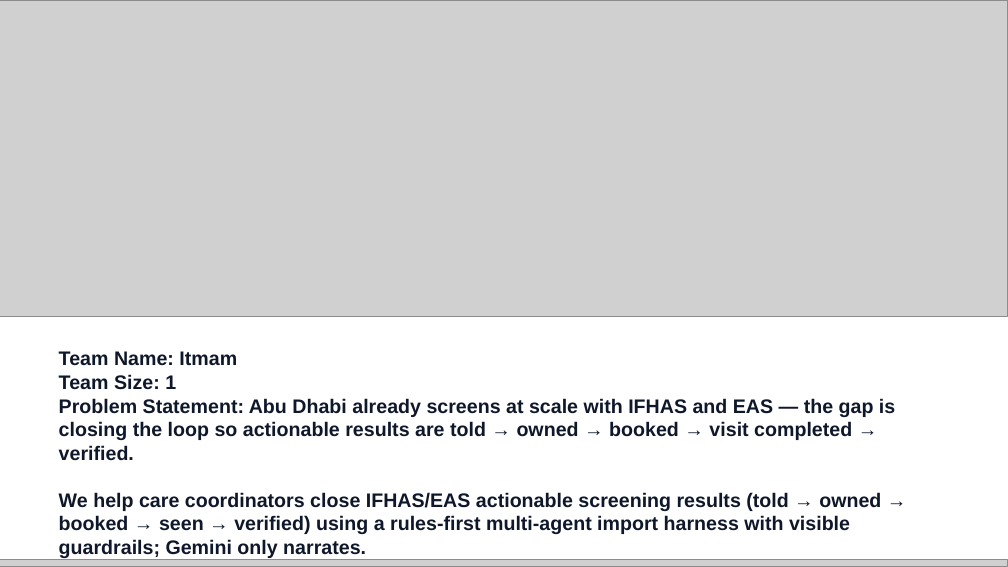
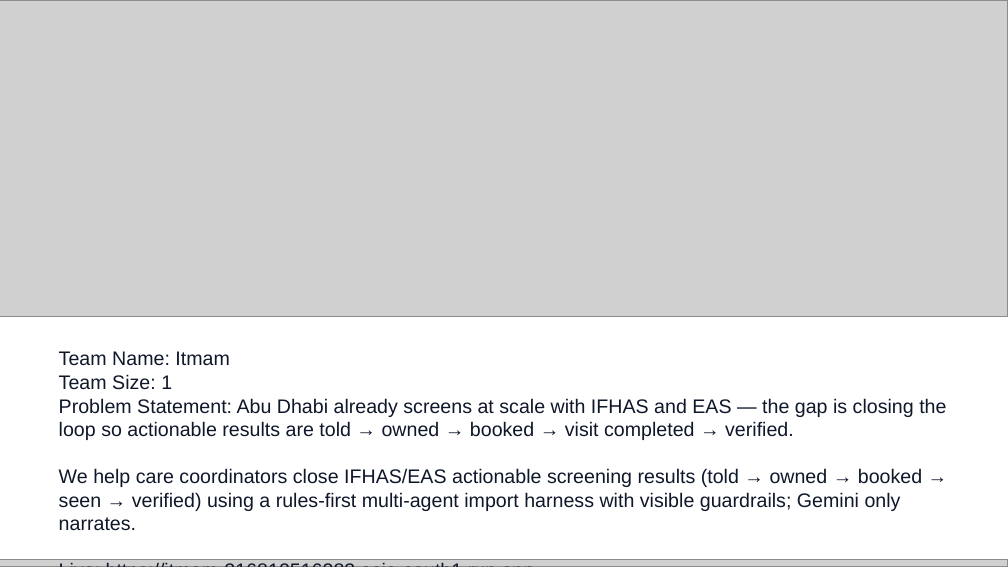
Before and after one commit to 11716807/itmam, a slide deck: slide 1 of docs/Itmam_Future_Health_Digital_Innovation_Challenge_Submission.pptx. Drawn at 1008x567 pixels with LibreOffice and Linux fonts; fonts in the diff are those of the drawing; grey boxes stand for pictures. Boxes give left, top, right and bottom in pixels: in the first picture for what was removed or moved away, otherwise in the second. Text is boxed around its words. In the diff, an @@ line names an element or a change of style, - is before the commit and + after.

```diff
--- a/docs/Itmam_Future_Health_Digital_Innovation_Challenge_Submission.pptx
+++ b/docs/Itmam_Future_Health_Digital_Innovation_Challenge_Submission.pptx
@@ text at (59,351,946,531): text changed; bold off @@
-Team Name: Itmam
-Team Size: 1
-Problem Statement: Abu Dhabi already screens at scale with IFHAS and EAS — the gap is closing the loop so actionable results are told → owned → booked → visit completed → verified.
-We help care coordinators close IFHAS/EAS actionable screening results (told → owned → booked → seen → verified) using a rules-first multi-agent import harness with visible guardrails; Gemini only narrates.
-Live: https://itmam-216812516383.asia-south1.run.app
+Team Name: Itmam
+Team Size: 1
+Problem Statement: Abu Dhabi already screens at scale with IFHAS and EAS — the gap is closing the loop so actionable results are told → owned → booked → visit completed → verified.
+We help care coordinators close IFHAS/EAS actionable screening results (told → owned → booked → seen → verified) using a rules-first multi-agent import harness with visible guardrails; Gemini only narrates.
+Live: https://itmam-216812516383.asia-south1.run.app
+Prod: itmam-00011-d4k
```
Also in this commit, not shown: 8 other slides changed, 1 slide added, 1 slide removed, 8 other files.
